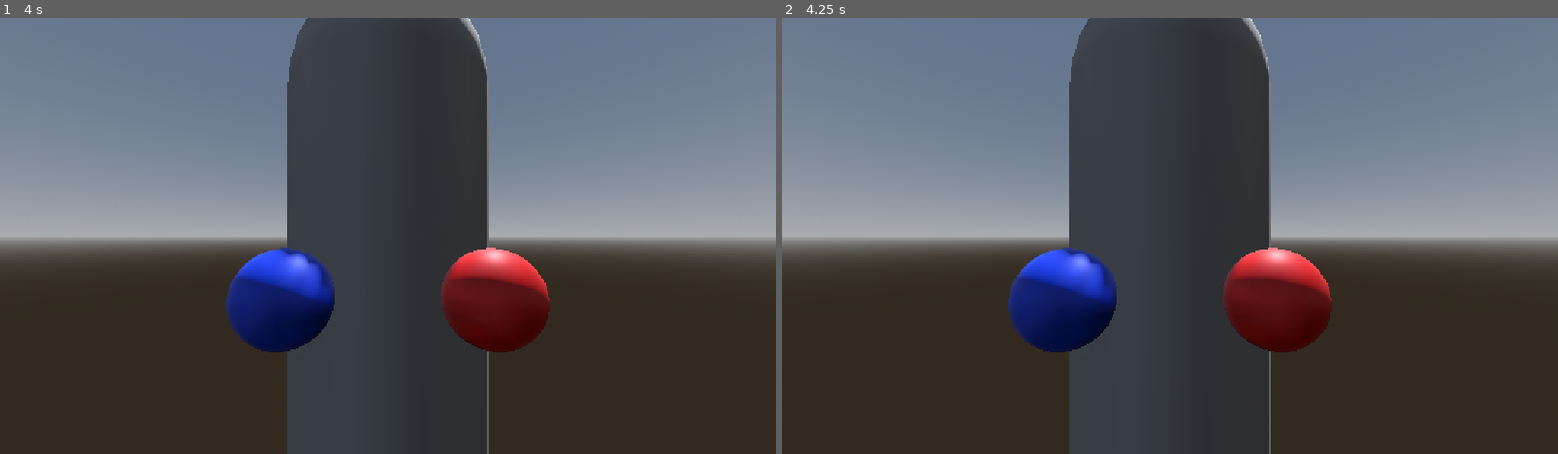
Above: before the commit, frames 1-2 (left to right).
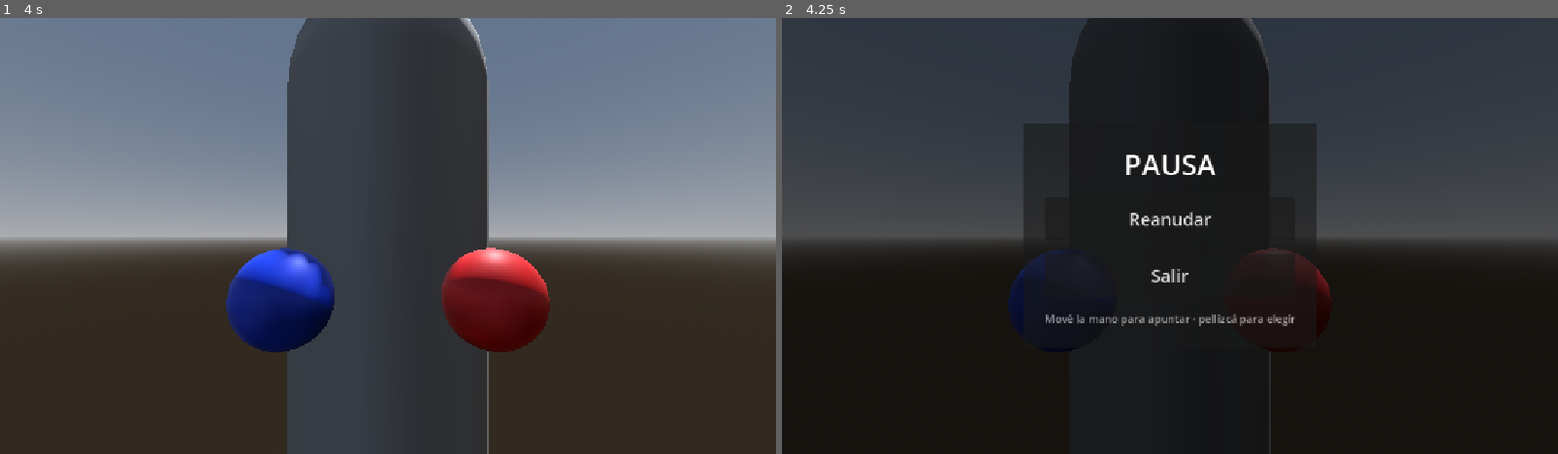
Above: after the commit, the same moments.

Repository: Rodimir909/JUEGO-VR
Game: Godot game, scene res://prueba de camera.tscn
Same seed, same stepped clock (60 frames per second), same inputs: the game is played once before the commit and once after it. The project has no main scene, so this scene is started directly.
Inputs (mouse positions are in pixels of both pictures, inside the frame that each line leads up to):
- Up to frame 1 (4 s): tap Enter at 0.5, 2, 3.5 s; move the mouse to (558, 214) at 0.52 s; hold D (move_right) 0.53-1.28 s; hold E (block) 0.53-1.28 s; click (558, 214) at 0.67 s; tap Space at 1.25, 2.75 s; move the mouse to (232, 257) at 1.27 s; hold S (move_back) 1.28-2.03 s; tap E (block) at 1.35, 3.05 s; click (232, 257) at 1.42 s; move the mouse to (465, 140) at 2.02 s; hold D (move_right) 2.03-2.78 s; hold E (block) 2.03-2.78 s; click (465, 140) at 2.1 s; move the mouse to (349, 323) at 2.77 s; hold W (move_forward) 2.78-3.53 s; right-click (349, 323) at 2.85 s; click (349, 323) at 2.92 s; move the mouse to (620, 301) at 3.52 s; hold A (move_left) from 3.53 s (still down); hold E (block) from 3.53 s (still down); tap R at 3.6 s; click (620, 301) at 3.67 s
- Up to frame 2 (4.25 s): keep holding A (move_left); keep holding E (block); tap Escape (ui_cancel) at 4.15 s

Frame 1 is identical in both runs. In frame 2, 100% of the frame differs, in the area x 0-100%, y 0-100%.

Commit message:
a

Diff:
--- /dev/null
+++ b/elementos de hud/pause_menu.gd
@@ -0,0 +1,229 @@
+extends CanvasLayer
+
+# =====================================================================
+# Menu de pausa controlado con la mano
+#   - Mano arriba ~1 s (gesto detectado por Player) -> pausa
+#   - La mano mueve un cursor; PELLIZCO (pulgar + indice) = click
+#   - El mouse y la tecla ESC tambien funcionan (para probar sin camara)
+# Va como hijo de Player (o en cualquier lado: busca al grupo "player").
+# =====================================================================
+
+signal resumed
+signal quit_requested
+
+@export var cursor_size := 18.0
+@export var cursor_color := Color(0.0, 1.0, 1.0)
+@export var hover_color := Color(1.4, 1.4, 0.6)
+@export var quit_on_exit := true
+
+var player: Node
+var panel: PanelContainer
+var cursor: Control
+var progress: ProgressBar
+var buttons: Array[Button] = []
+
+var cursor_pos := Vector2.ZERO
+var hand_visible := false
+var pinch := false
+var was_pinch := false
+var use_mouse := false
+
+
+func _ready() -> void:
+	process_mode = Node.PROCESS_MODE_ALWAYS
+	layer = 100
+	_build_ui()
+	_set_open(false)
+	# Los hijos hacen _ready antes que el padre: esperamos un frame para que Player ya este en su grupo
+	await get_tree().process_frame
+	player = get_tree().get_first_node_in_group("player")
+	if player == null:
+		push_warning("PauseMenu: no encontre al Player (grupo 'player')")
+		return
+	player.pause_requested.connect(open)
+	player.pause_hold_progress.connect(_on_hold_progress)
+	player.cursor_updated.connect(_on_cursor_updated)
+
+
+func _build_ui() -> void:
+	var root := Control.new()
+	root.set_anchors_preset(Control.PRESET_FULL_RECT)
+	root.mouse_filter = Control.MOUSE_FILTER_IGNORE
+	add_child(root)
+
+	# Oscurece el fondo
+	var dim := ColorRect.new()
+	dim.name = "Dim"
+	dim.color = Color(0, 0, 0, 0.55)
+	dim.set_anchors_preset(Control.PRESET_FULL_RECT)
+	dim.mouse_filter = Control.MOUSE_FILTER_IGNORE
+	root.add_child(dim)
+
+	var center := CenterContainer.new()
+	center.name = "Center"
+	center.set_anchors_preset(Control.PRESET_FULL_RECT)
+	center.mouse_filter = Control.MOUSE_FILTER_IGNORE
+	root.add_child(center)
+
+	panel = PanelContainer.new()
+	panel.custom_minimum_size = Vector2(420, 0)
+	center.add_child(panel)
+
+	var margin := MarginContainer.new()
+	for side in ["left", "right", "top", "bottom"]:
+		margin.add_theme_constant_override("margin_" + side, 32)
+	panel.add_child(margin)
+
+	var vb := VBoxContainer.new()
+	vb.add_theme_constant_override("separation", 20)
+	margin.add_child(vb)
+
+	var title := Label.new()
+	title.text = "PAUSA"
+	title.horizontal_alignment = HORIZONTAL_ALIGNMENT_CENTER
+	title.add_theme_font_size_override("font_size", 42)
+	vb.add_child(title)
+
+	_add_button(vb, "Reanudar", close)
+	if quit_on_exit:
+		_add_button(vb, "Salir", _on_quit)
+
+	var hint := Label.new()
+	hint.text = "Mové la mano para apuntar · pellizcá para elegir"
+	hint.horizontal_alignment = HORIZONTAL_ALIGNMENT_CENTER
+	hint.modulate = Color(1, 1, 1, 0.6)
+	vb.add_child(hint)
+
+	# Aro/barra de progreso del gesto (visible aunque el juego NO este en pausa)
+	progress = ProgressBar.new()
+	progress.min_value = 0.0
+	progress.max_value = 1.0
+	progress.show_percentage = false
+	progress.custom_minimum_size = Vector2(240, 12)
+	progress.visible = false
+	root.add_child(progress)
+	progress.set_anchors_and_offsets_preset(Control.PRESET_CENTER_TOP)
+	progress.offset_top = 40.0
+	progress.offset_bottom = 52.0
+
+	# Cursor virtual (circulo)
+	cursor = Control.new()
+	cursor.mouse_filter = Control.MOUSE_FILTER_IGNORE
+	cursor.z_index = 100
+	cursor.draw.connect(_draw_cursor)
+	root.add_child(cursor)
+
+
+func _add_button(parent: Control, text: String, callback: Callable) -> void:
+	var b := Button.new()
+	b.text = text
+	b.focus_mode = Control.FOCUS_NONE
+	b.custom_minimum_size = Vector2(0, 64)
+	b.add_theme_font_size_override("font_size", 26)
+	b.pressed.connect(callback)
+	parent.add_child(b)
+	buttons.append(b)
+
+
+func _draw_cursor() -> void:
+	if not hand_visible and not use_mouse:
+		return
+	var r := cursor_size * (0.6 if pinch else 1.0)
+	cursor.draw_circle(cursor_pos, r, cursor_color if pinch else Color(cursor_color, 0.0))
+	cursor.draw_arc(cursor_pos, r, 0.0, TAU, 32, cursor_color, 3.0, true)
+
+
+# ---------------------------------------------------------------------
+
+func _unhandled_input(event: InputEvent) -> void:
+	if event.is_action_pressed("ui_cancel"):
+		if get_tree().paused:
+			close()
+		else:
+			open()
+		get_viewport().set_input_as_handled()
+
+
+func _input(event: InputEvent) -> void:
+	# Si mueves el mouse, el cursor pasa a seguir al mouse (util para probar)
+	if get_tree().paused and event is InputEventMouseMotion:
+		use_mouse = true
+		hand_visible = false
+
+
+func open() -> void:
+	if get_tree().paused:
+		return
+	progress.visible = false
+	get_tree().paused = true
+	_set_open(true)
+
+
+func close() -> void:
+	get_tree().paused = false
+	_set_open(false)
+	resumed.emit()
+
+
+func _set_open(open_: bool) -> void:
+	for n in get_child(0).get_children():
+		if n == progress or n == cursor:
+			continue
+		n.visible = open_
+	cursor.visible = open_
+	was_pinch = false
+	pinch = false
+	queue_redraw_cursor()
+
+
+func _on_quit() -> void:
+	quit_requested.emit()
+	get_tree().quit()
+
+
+func _on_hold_progress(p: float) -> void:
+	if get_tree().paused:
+		progress.visible = false
+		return
+	progress.value = p
+	progress.visible = p > 0.0
+
+
+func _on_cursor_updated(pos: Vector2, visible_: bool, pinch_: bool) -> void:
+	hand_visible = visible_
+	pinch = pinch_
+	if visible_:
+		use_mouse = false
+		cursor_pos = pos * get_viewport().get_visible_rect().size
+
+
+func _process(_delta: float) -> void:
+	if not get_tree().paused:
+		return
+	var pos := cursor_pos
+	var clicked := false
+	if use_mouse:
+		pos = get_viewport().get_mouse_position()
+		cursor_pos = pos
+		clicked = false   # el mouse hace click por su cuenta (Button normal)
+	else:
+		# Click = el pellizco se acaba de cerrar
+		clicked = hand_visible and pinch and not was_pinch
+		was_pinch = pinch
+
+	_update_hover(pos, clicked)
+	queue_redraw_cursor()
+
+
+func _update_hover(pos: Vector2, clicked: bool) -> void:
+	for b in buttons:
+		var hovered := hand_visible and b.get_global_rect().has_point(pos)
+		b.modulate = hover_color if hovered else Color.WHITE
+		if hovered and clicked:
+			b.pressed.emit()
+			return   # puede haber cerrado el menu
+
+
+func queue_redraw_cursor() -> void:
+	if cursor:
+		cursor.queue_redraw()
--- /dev/null
+++ b/elementos de hud/pause_menu.tscn
@@ -0,0 +1,7 @@
+[gd_scene format=3 uid="uid://dxlpgc8bq0gqh"]
+
+[ext_resource type="Script" uid="uid://cyk3ca8tdmqyi" path="res://elementos de hud/pause_menu.gd" id="1_ytr1h"]
+
+[node name="PauseMenu" type="CanvasLayer" unique_id=1588105238]
+process_mode = 3
+script = ExtResource("1_ytr1h")
--- a/player/player.gd
+++ b/player/player.gd
@@ -2,10 +2,28 @@
 
 # =====================================================================
 # Jugador en PRIMERA PERSONA controlado por webcam (MediaPipe via UDP)
-#   - Brazos  -> guantes
-#   - Cabeza  -> rotacion de camara + esquivar/agacharse
+#   - Brazos   -> guantes + FUERZA de cada piña (velocidad del guante)
+#   - Cabeza   -> rotacion de camara + esquivar/agacharse
+#   - Guardia  -> manos en la cara = invulnerable a golpes
+#   - Pausa    -> mano arriba ~1 s = pausa; en el menu la mano mueve un cursor
 # Todos los valores de abajo se pueden ajustar desde el Inspector.
+#
+# CONTRATO CON LOS ENEMIGOS
+#   - Para RECIBIR piñas, el enemigo (cuerpo o area) necesita el metodo:
+#         func take_punch(damage: float, force: float, side: String) -> void
+#   - Para GOLPEAR al jugador, el enemigo llama:
+#         var bloqueado: bool = player.take_hit(damage, self)
 # =====================================================================
+
+signal punch_thrown(side: String, force: float)                       # termino una piña (force 0..1)
+signal punch_landed(target: Node, side: String, damage: float, force: float)
+signal guard_changed(active: bool)
+signal blocked(damage: float, attacker: Node)                         # un golpe fue bloqueado por la guardia
+signal damaged(damage: float, current_health: float)
+signal died
+signal pause_requested
+signal pause_hold_progress(progress: float)                           # 0..1 mientras mantenes la mano arriba
+signal cursor_updated(pos: Vector2, hand_visible: bool, pinch: bool)  # pos normalizada 0..1
 
 @export_group("Red")
 @export var udp_port := 4242
@@ -51,8 +69,33 @@
 @export var glove_limit_min := Vector3(-0.9, -0.7, -1.3)
 @export var glove_limit_max := Vector3(0.9, 0.7, 0.2)
 
-@onready var left_glove: Node3D = $LeftGlove
-@onready var right_glove: Node3D = $RightGlove
+@export_group("Piñas - fuerza")
+# La fuerza sale de la VELOCIDAD del guante (m/s de juego), medida con los tiempos reales de Python.
+@export var punch_start_speed := 1.8    # por encima de esto arranca una piña (y es fuerza 0)
+@export var punch_end_speed := 0.9      # por debajo de esto la piña termina
+@export var punch_max_speed := 8.0      # a esta velocidad la fuerza es 1.0 (maxima)
+@export var speed_smoothing := 0.6      # peso de la muestra nueva (1 = sin suavizar)
+@export var punch_grace := 0.12         # seg despues del pico en los que todavia puede conectar (lag del guante)
+@export var punch_max_duration := 0.7   # una piña no dura mas que esto
+@export var min_damage := 5.0           # daño con fuerza 0
+@export var max_damage := 30.0          # daño con fuerza 1
+@export var damage_curve := 1.5         # >1: las piñas flojas dañan poco, las fuertes mucho
+@export var debug_punch := false        # imprime velocidad pico y fuerza de cada piña (para calibrar)
+
+@export_group("Guardia y vida")
+@export var max_health := 100.0
+@export var guard_damage_multiplier := 0.0   # 0 = invulnerable en guardia; 0.2 = pasa un 20 %
+@export var guard_glow := true               # los guantes brillan mientras estas en guardia
+
+@export_group("Pausa (gesto)")
+@export var pause_hold_time := 1.0       # seg con la mano arriba para pausar
+@export var pause_release_grace := 0.2   # tolerancia a parpadeos del tracking
+
+const RETRACT_RATIO := 0.5     # si el guante vuelve hacia el cuerpo a mas de esto de su velocidad, no cuenta como piña
+const PACKET_TIMEOUT := 0.5    # seg sin paquetes = Python caido / sin tracking
+
+@onready var left_glove: Area3D = $LeftGlove
+@onready var right_glove: Area3D = $RightGlove
 @onready var head: Node3D = $Head
 @onready var camera: Camera3D = $Head/Camera3D
 
@@ -68,8 +111,39 @@
 var head_target_rot := Vector3.ZERO   # (pitch, yaw, roll) en radianes
 var head_lost := 0.0
 
+var packet_age := 0.0
+var health := 0.0
+var guarding := false
+
+var pause_pose := false
+var pause_hold := 0.0
+var pause_idle := 0.0
+var pause_latched := false    # tras pausar hay que bajar la mano antes de poder volver a disparar el gesto
+
+
+class PunchState:
+	var last_pos := Vector3.ZERO
+	var last_t := -1.0
+	var vel := Vector3.ZERO       # velocidad suavizada (m/s)
+	var speed := 0.0
+	var peak := 0.0               # velocidad pico de la piña actual
+	var active := false
+	var elapsed := 0.0
+	var since_end := 999.0
+	var hit_done := false         # una piña pega una sola vez
+
+
+var punch := {
+	"left": PunchState.new(),
+	"right": PunchState.new()
+}
+
 
 func _ready() -> void:
+	process_mode = Node.PROCESS_MODE_ALWAYS   # sigue leyendo la webcam aunque el juego este en pausa
+	add_to_group("player")
+	health = max_health
+
 	var error := udp.bind(udp_port, "127.0.0.1")
 
 	if error != OK:
@@ -95,12 +169,17 @@
 	# los viejos solo agregan latencia (y parsearlos para tirarlos es CPU desperdiciada).
 	var latest: Variant = _read_latest_packet()
 
+	packet_age += delta
 	left_lost += delta
 	right_lost += delta
 	head_lost += delta
 
 	if latest != null:
+		packet_age = 0.0
 		_read_packet(latest)
+
+	if packet_age > PACKET_TIMEOUT:
+		_on_tracking_lost()
 
 	# Si se pierde el tracking, volver a guardia / posicion neutra
 	if left_lost > lost_timeout:
@@ -111,8 +190,22 @@
 		head_target_pos = head_rest
 		head_target_rot = Vector3.ZERO
 
+	_tick_punches(delta)
+	_update_pause_gesture(delta)
+
+	# En pausa el cuerpo queda congelado; solo seguimos leyendo la webcam (para el cursor)
+	if get_tree().paused:
+		return
+
 	_update_gloves(delta)
 	_update_head(delta)
+
+
+func _physics_process(_delta: float) -> void:
+	if get_tree().paused:
+		return
+	_check_hits("left", left_glove)
+	_check_hits("right", right_glove)
 
 
 # ---------------------------------------------------------------------
@@ -136,18 +229,41 @@
 
 
 func _read_packet(data: Dictionary) -> void:
+	# Reloj de Python (segundos): sirve para calcular velocidades sin depender de los FPS de Godot
+	var t := float(data.get("t", Time.get_ticks_msec() / 1000.0))
 
 	var l: Variant = _arm_target(data.get("left"), left_shoulder_anchor)
 	if l != null:
 		left_target = l
 		left_lost = 0.0
+		_track_punch("left", l, t)
+	else:
+		_reset_punch("left")
 
 	var r: Variant = _arm_target(data.get("right"), right_shoulder_anchor)
 	if r != null:
 		right_target = r
 		right_lost = 0.0
+		_track_punch("right", r, t)
+	else:
+		_reset_punch("right")
 
 	_read_head(data.get("head"))
+
+	_set_guard(bool(data.get("guard", false)))
+	pause_pose = bool(data.get("pause_pose", false))
+
+	var c: Variant = data.get("cursor")
+	if typeof(c) == TYPE_DICTIONARY and bool(c.get("visible", false)):
+		cursor_updated.emit(Vector2(float(c["x"]), float(c["y"])), true, bool(c.get("pinch", false)))
+	else:
+		cursor_updated.emit(Vector2.ZERO, false, false)
+
+
+func _on_tracking_lost() -> void:
+	_set_guard(false)
+	pause_pose = false
+	cursor_updated.emit(Vector2.ZERO, false, false)
 
 
 func _arm_target(arm: Variant, anchor: Vector3) -> Variant:
@@ -209,6 +325,188 @@
 
 
 # ---------------------------------------------------------------------
+# Fuerza de la piña
+# ---------------------------------------------------------------------
+# Cada paquete trae la posicion objetivo del guante y el tiempo real de captura (t).
+# Velocidad = distancia / tiempo entre paquetes. Cuando supera punch_start_speed arranca
+# una piña, se guarda la velocidad PICO y al bajar de punch_end_speed la piña termina.
+# La fuerza (0..1) sale de ese pico y se convierte en daño cuando el guante toca un enemigo.
+
+func _track_punch(side: String, pos: Vector3, t: float) -> void:
+	if get_tree().paused:
+		_reset_punch(side)
+		return
+
+	var s: PunchState = punch[side]
+	if s.last_t >= 0.0:
+		var dt := t - s.last_t
+		if dt > 0.001 and dt < 0.25:
+			var raw_vel := (pos - s.last_pos) / dt
+			s.vel = s.vel.lerp(raw_vel, speed_smoothing)
+			s.speed = s.vel.length()
+			_step_punch(side, s)
+		elif dt >= 0.25:
+			s.vel = Vector3.ZERO
+			s.speed = 0.0
+	s.last_pos = pos
+	s.last_t = t
+
+
+func _step_punch(side: String, s: PunchState) -> void:
+	# +Z = el guante vuelve hacia tu cuerpo (retroceso de la piña, no cuenta)
+	var retracting: bool = s.vel.z > RETRACT_RATIO * s.speed
+
+	if not s.active:
+		if s.speed >= punch_start_speed and not retracting:
+			s.active = true
+			s.hit_done = false
+			s.elapsed = 0.0
+			s.peak = s.speed
+	else:
+		s.peak = maxf(s.peak, s.speed)
+		if s.speed <= punch_end_speed or retracting:
+			_end_punch(side, s)
+
+
+func _end_punch(side: String, s: PunchState) -> void:
+	s.active = false
+	s.since_end = 0.0
+	var f := _force_from_speed(s.peak)
+	if debug_punch:
+		print("[%s] piña: pico %.2f m/s -> fuerza %.2f -> daño %.1f" % [side, s.peak, f, force_to_damage(f)])
+	punch_thrown.emit(side, f)
+
+
+func _reset_punch(side: String) -> void:
+	var s: PunchState = punch[side]
+	s.last_t = -1.0
+	s.vel = Vector3.ZERO
+	s.speed = 0.0
+	s.active = false
+
+
+func _tick_punches(delta: float) -> void:
+	for side in punch:
+		var s: PunchState = punch[side]
+		if s.active:
+			s.elapsed += delta
+			if s.elapsed > punch_max_duration:
+				_end_punch(side, s)
+		else:
+			s.since_end += delta
+
+
+func _force_from_speed(speed: float) -> float:
+	return clampf(inverse_lerp(punch_start_speed, punch_max_speed, speed), 0.0, 1.0)
+
+
+func force_to_damage(force: float) -> float:
+	return lerpf(min_damage, max_damage, pow(force, damage_curve))
+
+
+# Fuerza (0..1) de la piña en curso de ese lado; 0 si no hay piña.
+func get_punch_force(side: String) -> float:
+	var s: PunchState = punch[side]
+	if s.active or s.since_end <= punch_grace:
+		return _force_from_speed(s.peak)
+	return 0.0
+
+
+func _check_hits(side: String, glove: Area3D) -> void:
+	var s: PunchState = punch[side]
+	if s.hit_done or not (s.active or s.since_end <= punch_grace):
+		return
+
+	var candidates: Array = []
+	candidates.append_array(glove.get_overlapping_bodies())
+	candidates.append_array(glove.get_overlapping_areas())
+
+	for target in candidates:
+		if target == self or not target.has_method("take_punch"):
+			continue
+		var force := _force_from_speed(s.peak)
+		var damage := force_to_damage(force)
+		target.take_punch(damage, force, side)
+		s.hit_done = true
+		if debug_punch:
+			print("[%s] CONECTA en %s: fuerza %.2f, daño %.1f" % [side, target.name, force, damage])
+		punch_landed.emit(target, side, damage, force)
+		return
+
+
+# ---------------------------------------------------------------------
+# Guardia y daño recibido
+# ---------------------------------------------------------------------
+
+func _set_guard(active: bool) -> void:
+	if active == guarding:
+		return
+	guarding = active
+	if guard_glow:
+		_set_glove_glow(left_glove, active)
+		_set_glove_glow(right_glove, active)
+	guard_changed.emit(active)
+
+
+func _set_glove_glow(glove: Node3D, on: bool) -> void:
+	var mi := glove.get_node_or_null("MeshInstance3D") as MeshInstance3D
+	if mi == null or not (mi.mesh is PrimitiveMesh):
+		return
+	var mat := (mi.mesh as PrimitiveMesh).material as StandardMaterial3D
+	if mat == null:
+		return
+	mat.emission_enabled = on
+	mat.emission = mat.albedo_color
+	mat.emission_energy_multiplier = 0.8
+
+
+# Los enemigos llaman a esto. Devuelve true si el golpe fue bloqueado por completo.
+func take_hit(damage: float, attacker: Node = null) -> bool:
+	if guarding:
+		blocked.emit(damage, attacker)
+		damage *= guard_damage_multiplier
+		if damage <= 0.0:
+			return true
+
+	health = maxf(0.0, health - damage)
+	damaged.emit(damage, health)
+	if health <= 0.0:
+		died.emit()
+	return false
+
+
+# ---------------------------------------------------------------------
+# Gesto de pausa: mano arriba mantenida
+# ---------------------------------------------------------------------
+
+func _update_pause_gesture(delta: float) -> void:
+	if get_tree().paused:
+		# Mientras el menu esta abierto no se dispara; al reanudar hay que bajar la mano
+		pause_hold = 0.0
+		pause_latched = true
+		return
+
+	if pause_pose and not pause_latched:
+		pause_idle = 0.0
+		pause_hold += delta
+		if pause_hold >= pause_hold_time:
+			pause_hold = 0.0
+			pause_latched = true
+			pause_hold_progress.emit(0.0)
+			pause_requested.emit()
+		else:
+			pause_hold_progress.emit(pause_hold / pause_hold_time)
+	else:
+		pause_idle += delta
+		if pause_idle > pause_release_grace:
+			if pause_hold > 0.0:
+				pause_hold = 0.0
+				pause_hold_progress.emit(0.0)
+			if not pause_pose:
+				pause_latched = false
+
+
+# ---------------------------------------------------------------------
 # Actualizacion (independiente de los FPS)
 # ---------------------------------------------------------------------
 
--- a/player/player.tscn
+++ b/player/player.tscn
@@ -1,6 +1,8 @@
 [gd_scene format=3 uid="uid://dp707odycbxuq"]
 
 [ext_resource type="Script" uid="uid://bf3rvsdt0axr5" path="res://player/player.gd" id="1_oul6g"]
+[ext_resource type="PackedScene" path="res://elementos de hud/pause_menu.tscn" id="2_pause"]
+[ext_resource type="Script" uid="uid://cyk3ca8tdmqyi" path="res://elementos de hud/pause_menu.gd" id="3_g1dw6"]
 
 [sub_resource type="ProceduralSkyMaterial" id="ProceduralSkyMaterial_oul6g"]
 sky_horizon_color = Color(0.66224277, 0.6717428, 0.6867428, 1)
@@ -82,3 +84,10 @@
 
 [node name="MeshInstance3D" type="MeshInstance3D" parent="LeftGlove" unique_id=56206139]
 mesh = SubResource("SphereMesh_xhdhp")
+
+[node name="PauseMenu" parent="." unique_id=350889864 instance=ExtResource("2_pause")]
+script = ExtResource("3_g1dw6")
+cursor_size = 18.0
+cursor_color = Color(0, 1, 1, 1)
+hover_color = Color(1.4, 1.4, 0.6, 1)
+quit_on_exit = true
Not shown, added: elementos de hud/pause_menu.gd.uid
